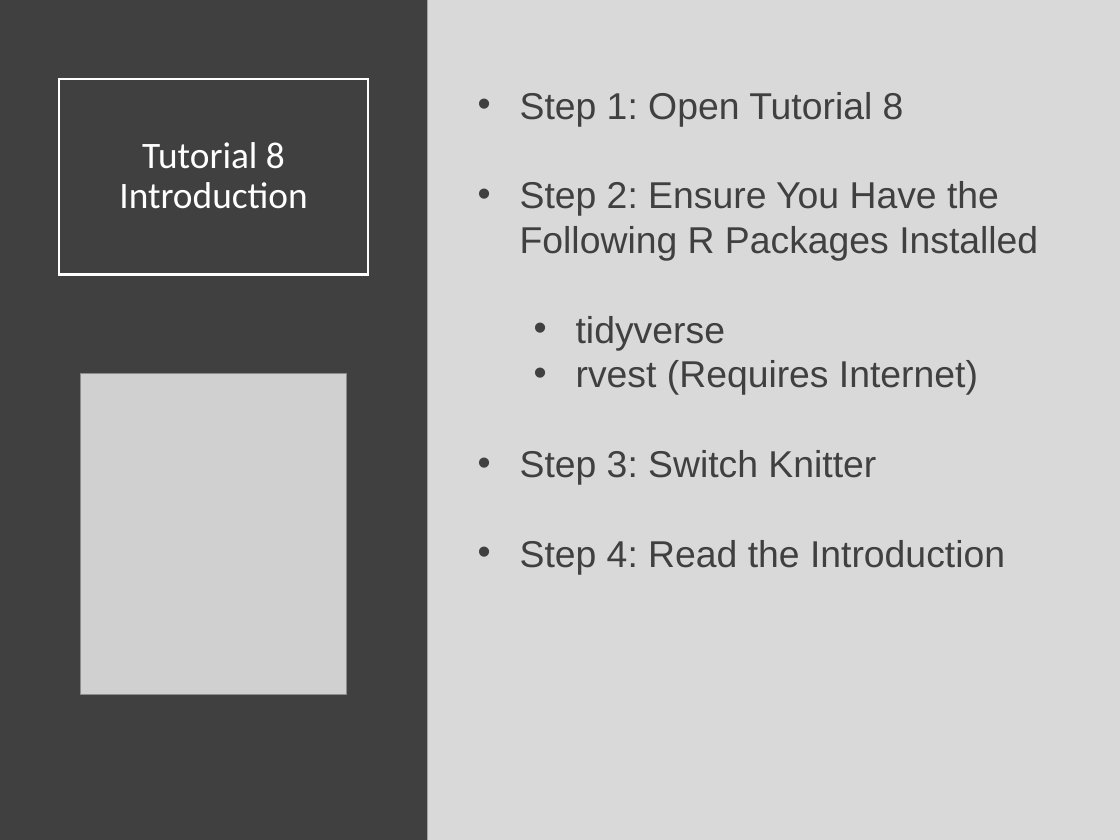
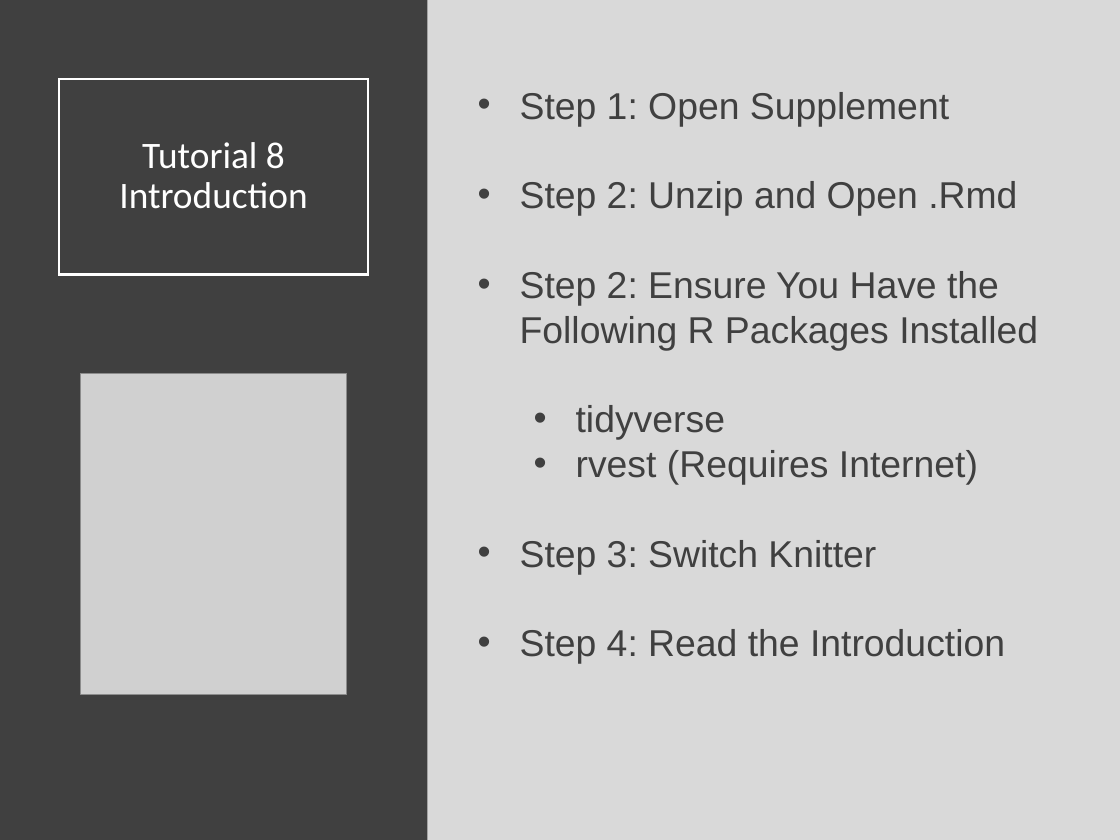
Before and after one commit to SuperMarioGiacomazzo/STOR320_WEBSITE, a slide deck: slide 3 of Lecture/Web Scraping 2/Web_Scraping_2_Lecture.pptx. Drawn at 1120x840 pixels with LibreOffice and Linux fonts; fonts in the diff are those of the drawing; grey boxes stand for pictures. Boxes give left, top, right and bottom in pixels: in the first picture for what was removed or moved away, otherwise in the second. Text is boxed around its words. In the diff, an @@ line names an element or a change of style, - is before the commit and + after.

```diff
--- a/Lecture/Web Scraping 2/Web_Scraping_2_Lecture.pptx
+++ b/Lecture/Web Scraping 2/Web_Scraping_2_Lecture.pptx
@@ text at [520,92,1017,216]: text changed @@
-• Step 1: Open Tutorial 8
+• Step 1: Open Supplement
+• Step 2: Unzip and Open .Rmd
```
Also in this commit, not shown: 5 other files.
